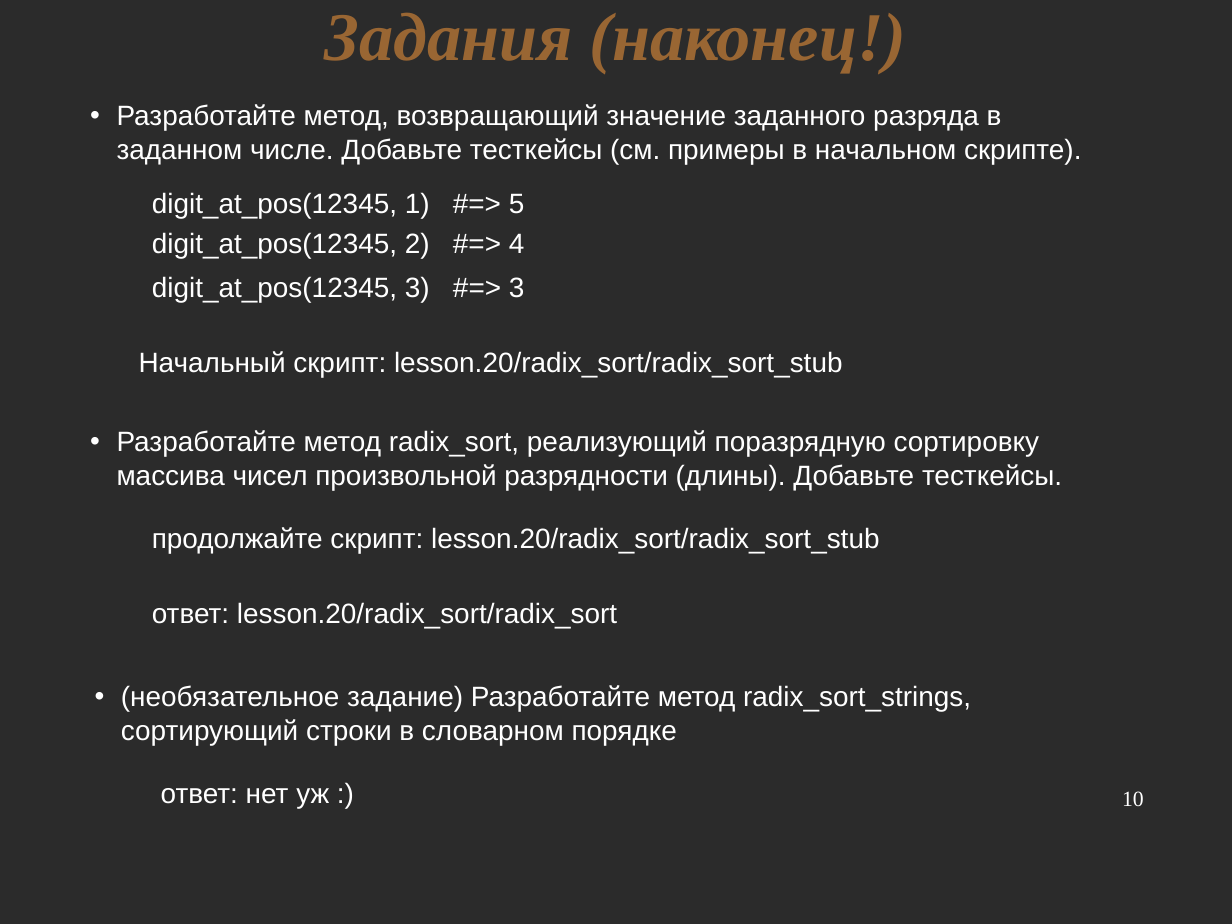
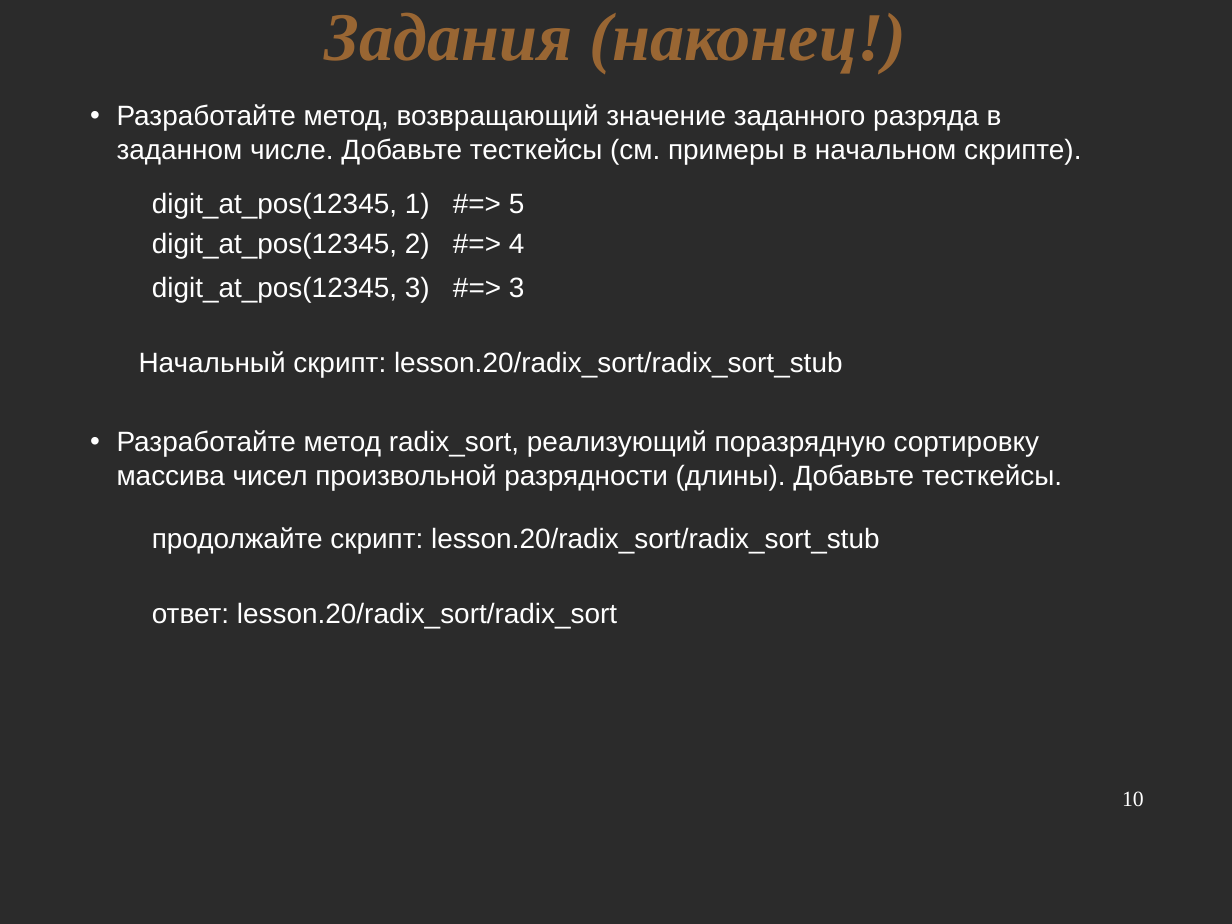
Before and after one commit to nkrot/rufsl, a slide deck: slide 10 of lectures/sorting.odp. Drawn at 1232x924 pixels with LibreOffice and Linux fonts; fonts in the diff are those of the drawing; background and template pictures are left out; a plain dark background stands for a picture behind light text. Boxes give left, top, right and bottom in pixels: in the first picture for what was removed or moved away, otherwise in the second. Text is boxed around its words. In the diff, an @@ line names an element or a change of style, - is before the commit and + after.

Commit message:
slides for radix sort for strings added

```diff
--- a/lectures/sorting.odp
+++ b/lectures/sorting.odp
@@ text removed at (121,685,971,745) @@
-• (необязательное задание) Разработайте метод radix_sort_strings, сортирующий строки в словарном порядке
@@ text removed at (161,788,329,808) @@
-ответ: нет уж :)
```
Also in this commit, not shown: 3 slides added, 2 other files.
